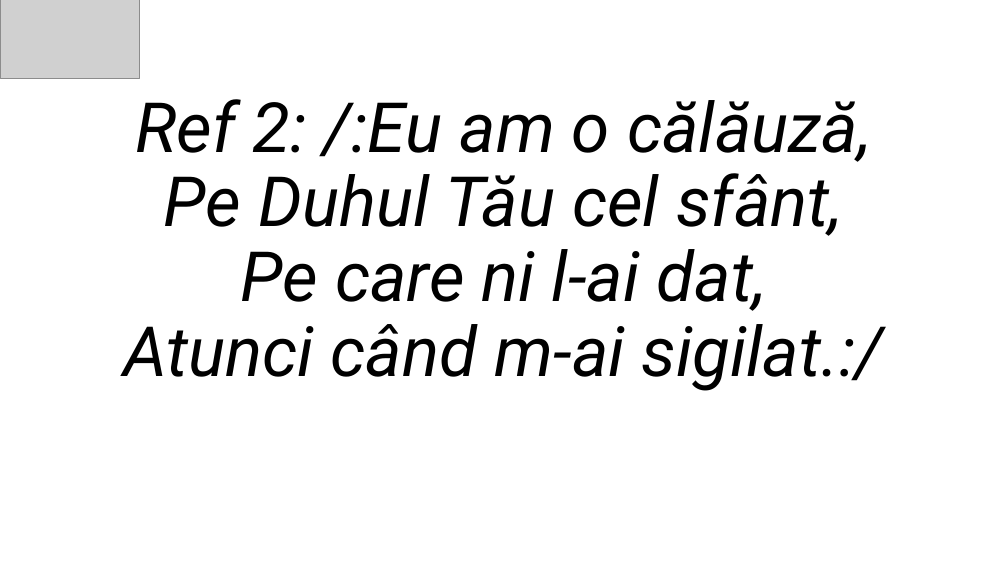
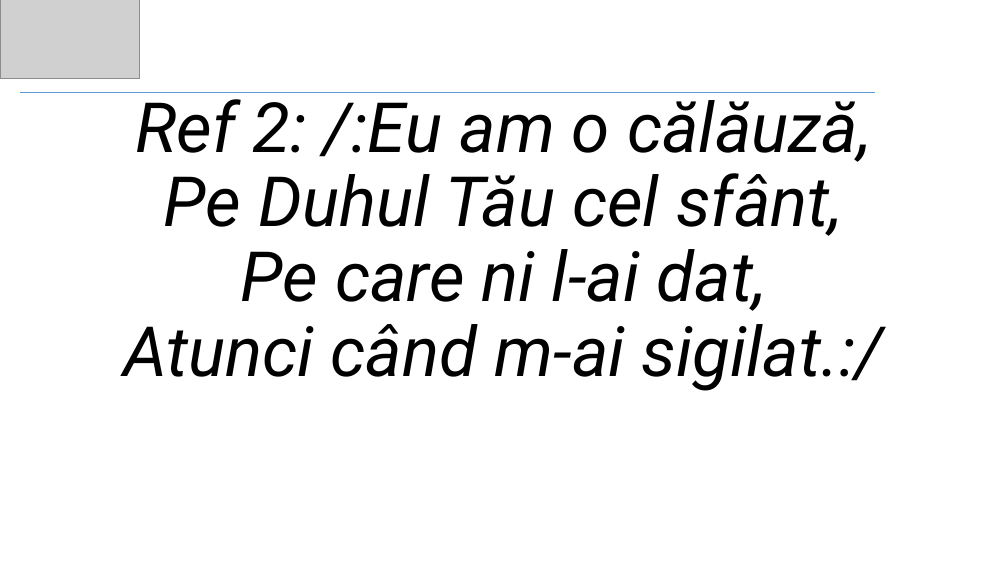
Before and after one commit to TimCatana/krpc-pptx-script, a slide deck: slide 5 of Pe Tin te laud Isuse not finished.pptx. Drawn at 1008x567 pixels with LibreOffice and Linux fonts; fonts in the diff are those of the drawing; grey boxes stand for pictures. Boxes give left, top, right and bottom in pixels: in the first picture for what was removed or moved away, otherwise in the second. Text is boxed around its words. In the diff, an @@ line names an element or a change of style, - is before the commit and + after.

```diff
--- a/Pe Tin te laud Isuse not finished.pptx
+++ b/Pe Tin te laud Isuse not finished.pptx
@@ line added from (20, 93) to (876, 93), #5B9BD5 0.5 pt @@
```
Also in this commit, not shown: 3 other slides changed, 5 other files.
